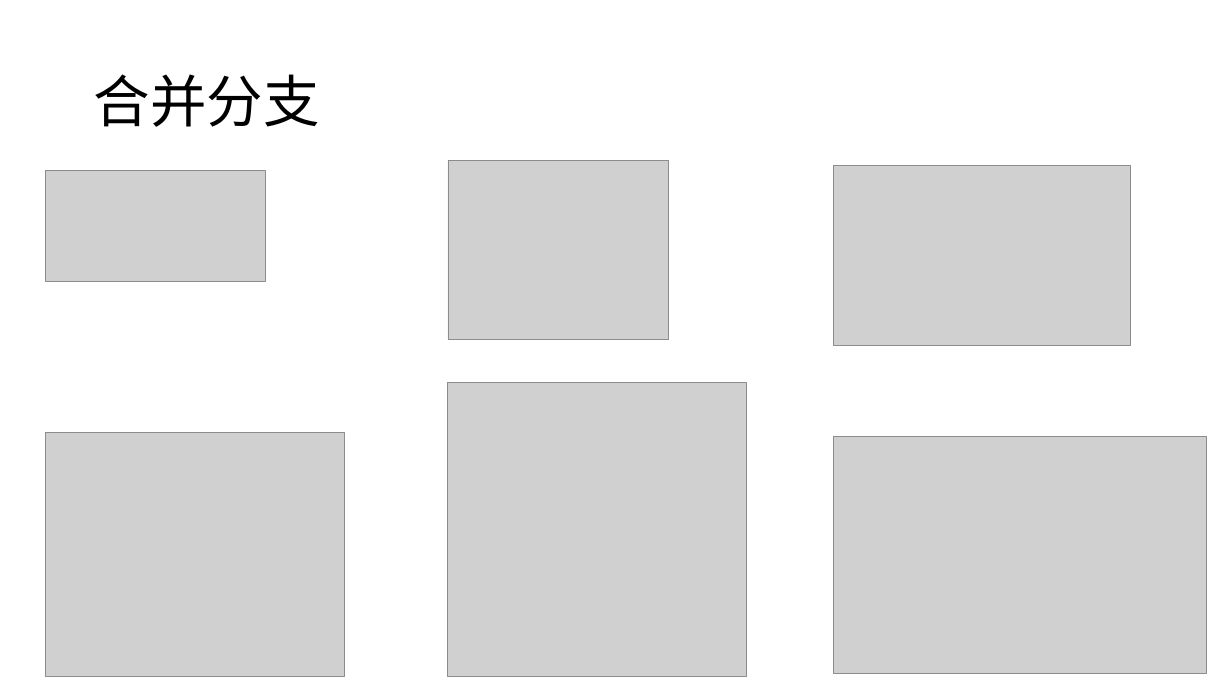
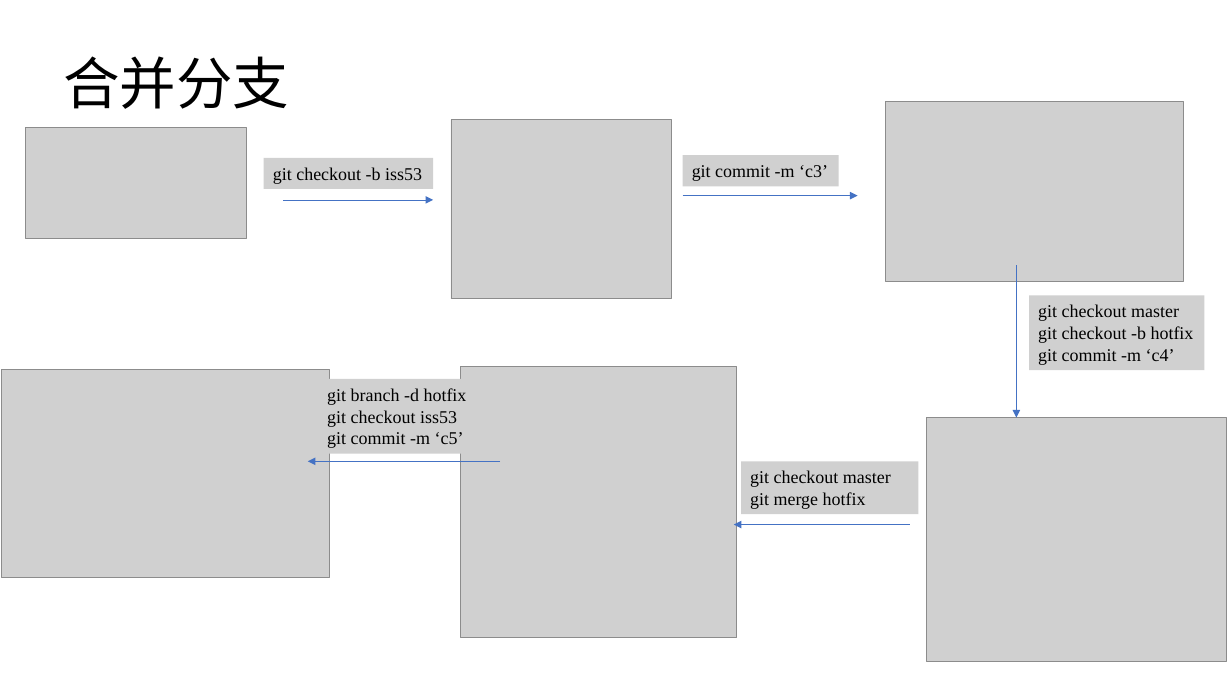
Before and after one commit to seahurt/lecture, a slide deck: slide 27 of using_git.pptx (slide 25 before the commit). Drawn at 1232x693 pixels with LibreOffice and Linux fonts; fonts in the diff are those of the drawing; grey boxes stand for pictures. Boxes give left, top, right and bottom in pixels: in the first picture for what was removed or moved away, otherwise in the second. Text is boxed around its words. In the diff, an @@ line names an element or a change of style, - is before the commit and + after.

```diff
--- a/using_git.pptx
+++ b/using_git.pptx
@@ title "合并分支": place and size @@
-title "合并分支" at [94,74,320,127]
+title "合并分支" at [63,56,289,109]
@@ picture: place and size @@
-picture at [834,165,1131,346]
+picture at [886,102,1184,282]
@@ picture: place and size @@
-picture at [45,171,266,282]
+picture at [26,128,247,238]
@@ picture: place and size @@
-picture at [448,161,669,340]
+picture at [451,120,672,299]
@@ picture added at [263,158,433,189], 14 pt, text #000000 @@
+git checkout -b iss53
@@ picture added at [683,155,839,187], 14 pt, text #000000 @@
+git commit -m ‘c3’
@@ arrow added from (284, 200) to (433, 200), #4472C4 0.5 pt @@
@@ arrow added from (683, 196) to (858, 196), #4472C4 0.5 pt @@
@@ arrow added from (1017, 265) to (1017, 418), #4472C4 0.5 pt @@
@@ picture added at [1030,296,1205,371], 14 pt, text #000000 @@
+git checkout master
+git checkout -b hotfix
+git commit -m ‘c4’
@@ picture: place and size @@
-picture at [834,436,1207,673]
+picture at [2,370,330,578]
@@ picture added at [318,379,510,454], 14 pt, text #000000 @@
+git branch -d hotfix
+git checkout iss53
+git commit -m ‘c5’
@@ picture: place and size @@
-picture at [448,383,747,677]
+picture at [460,366,737,638]
@@ picture: place and size @@
-picture at [45,433,345,677]
+picture at [927,418,1226,662]
@@ arrow added from (500, 461) to (308, 461), #4472C4 0.5 pt @@
@@ picture added at [741,461,919,514], 14 pt, text #000000 @@
+git checkout master
+git merge hotfix
@@ arrow added from (909, 525) to (734, 525), #4472C4 0.5 pt @@
```
Also in this commit, not shown: 4 other slides changed, 15 slides added, 9 slides removed.
